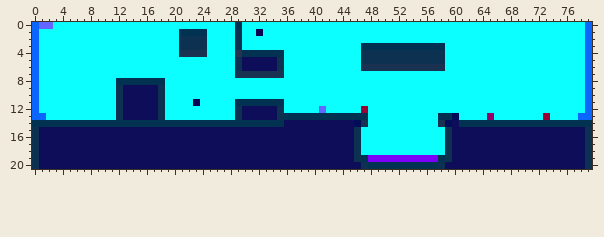
File history of a sprite sheet, Global-Warning/res/lvls/3.png. The first picture shows the starting point.
The file is 80x21 pixels. Colours within 5 levels of each other are drawn and written as one.
Now the later version:
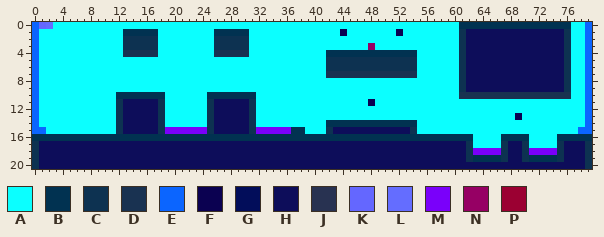
Palette (. is transparent): A #0bffff  B #013251  C #0d3251  D #193251  E #0b65ff  F #0b0151  G #020d5a  H #0d0d5a  J #283251  K #6467ff  L #646dff  M #7a00fa  N #960064  P #9b0032
Diff:
Changed rows in their new state; - is an unchanged pixel.
first column x 0:
 0 --L--------------------------A-------------------------------BBBBBBBBBBBBBBBB---
 1 -------------BBBBB---AAAA-BBBBB-A-----------F-------F--------CHHHHHHHHHHHHHHC---
 2 -------------CCCCC---AAAA-CCC-C------------------------------CHHHHHHHHHHHHHHC---
 3 -------------CCCCC---AAAA-CCC-C----------------ANAAAAAAAAAA--CHHHHHHHHHHHHHHC---
 4 -------------DDDDD---AAAA-DDDDDAAAAA------BBBBBBBBBBBBBAAAA--CHHHHHHHHHHHHHHC---
 5 -----------------------------AAAAAAA------CCCCC--------AAAA--CHHHHHHHHHHHHHHC---
 6 -----------------------------AAAAAAA------CCCCCCCCCCCCCAAAA--CHHHHHHHHHHHHHHC---
 7 -----------------------------AAAAAAA------DDDDDDDDDDDDD------CHHHHHHHHHHHHHHC---
 8 ------------AAAAAAA------------------------------------------CHHHHHHHHHHHHHHC---
 9 ------------AAAAAAA------------------------------------------CHHHHHHHHHHHHHHC---
10 ------------BBBBBBB------BBBBBBB-----------------------------DDDDDDDDDDDDDDDD---
11 -----------------------A-CHHHHHCAAAA------------F-------------------------------
12 -------------------------CHHHH-CAAAA-----A-----A--------------------------------
13 -A-----------------------CHHHH-CAAAAAAAAAAAAAAAA----------AAA----A---F---A----A-
14 EAAAAAAAAAAACHHHHHCAAAAAACHHHHHCAAAAAAAAAABBBBBBBBBBBBB---AAAAAAAAAAAAAAAAAAAAAE
15 EEAAAAAAAAAAC-----CMMMMMMC-----CMMMMMBBAAAC---HHHHHHHHC----AAAAAAAAAAAAAAAAAAAEE
16 BBBBBBBBBBBBBBBBBBBBBBBBBBBBBBBBBBBBBBBBBBBBBBBBBBBBBBBBBBBBBBBAAAABBBBAAAABBBBB
17 ----------------------------------------------HHHHHHHHHHHHHH--CAAAAC--CAAAAC----
18 ----------------------------------------------HHHHHHHHHHHHHH--CMMMMC--CMMMMC----
19 ----------------------------------------------HHHHHHHHHHHHHH--CBBBBC--CBBBBC----
20 -----------------------------------------------HHHHHHHHHHHH---------------------
Boxes around the changes in both pictures, in picture pixels (x1, y1, x2, y2):
changed: (32, 22, 592, 169)
